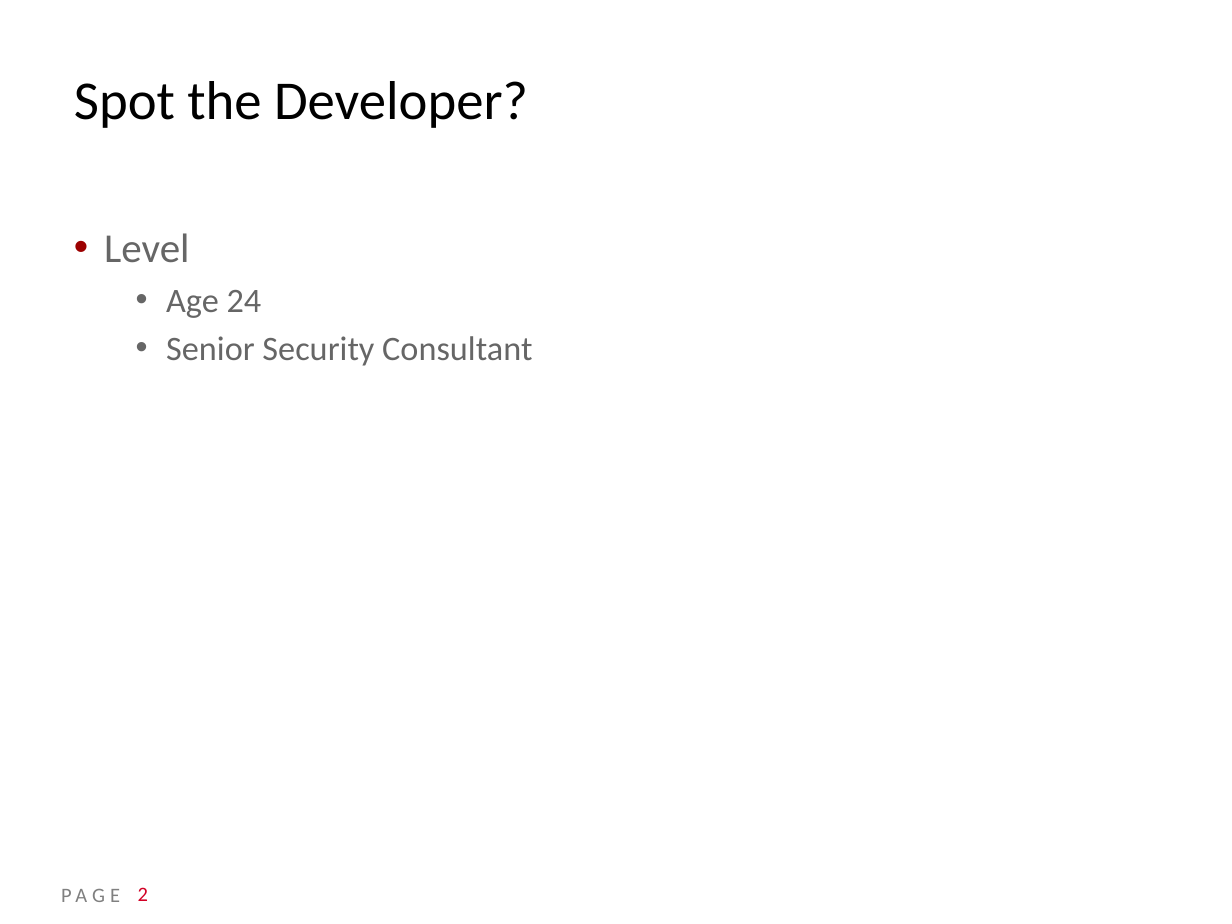
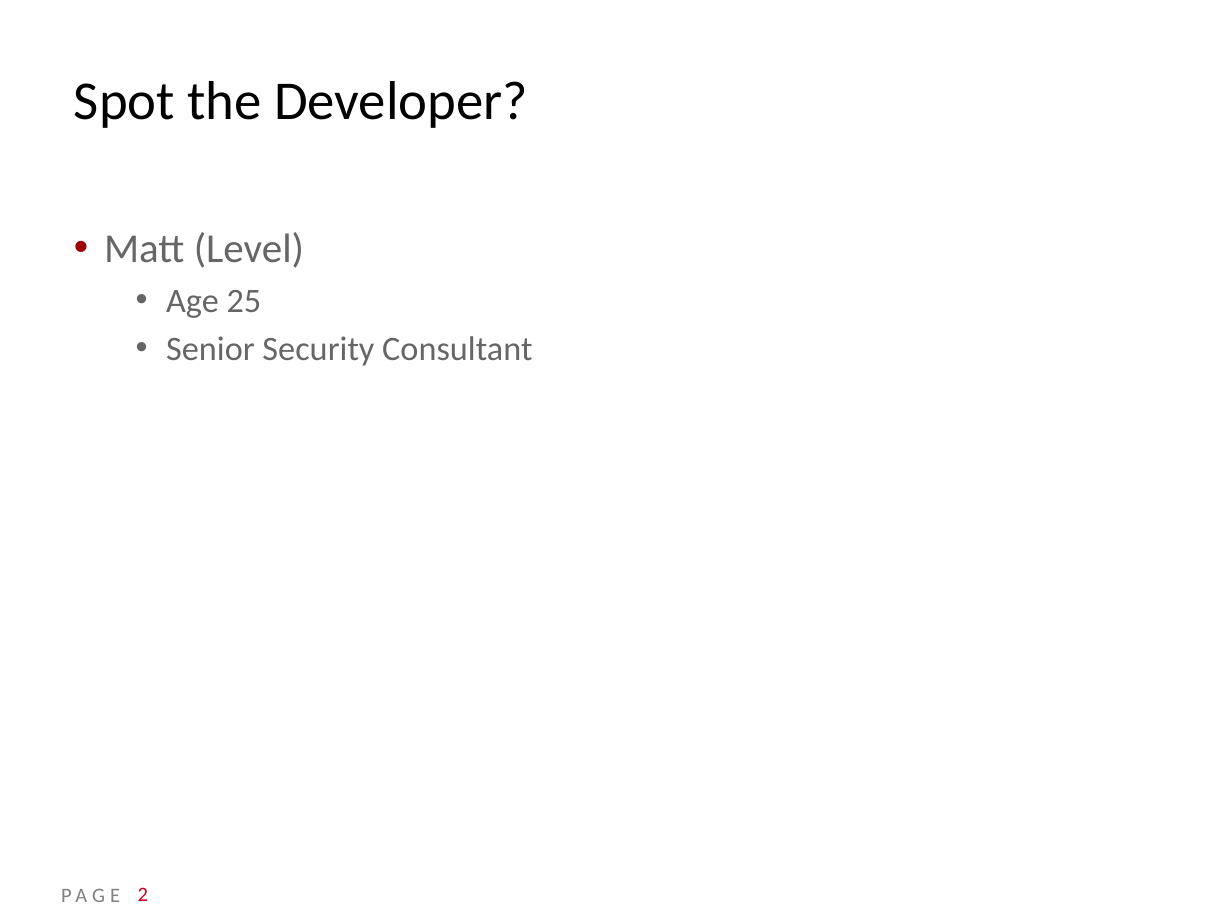
Before and after one commit to xshield360/Kfuzz, a slide deck: slide 2 of CORE-2013-kFuzz.pptx. Drawn at 1232x924 pixels with LibreOffice and Linux fonts; fonts in the diff are those of the drawing; background and template pictures are left out. Boxes give left, top, right and bottom in pixels: in the first picture for what was removed or moved away, otherwise in the second. Text is boxed around its words. In the diff, an @@ line names an element or a change of style, - is before the commit and + after.

Commit message:
updated

```diff
--- a/CORE-2013-kFuzz.pptx
+++ b/CORE-2013-kFuzz.pptx
@@ text at (104, 232, 304, 318): text changed @@
-• Level
-  • Age 24
+• Matt (Level)
+  • Age 25
```
Also in this commit, not shown: 1 other slide changed, 4 slides added.
